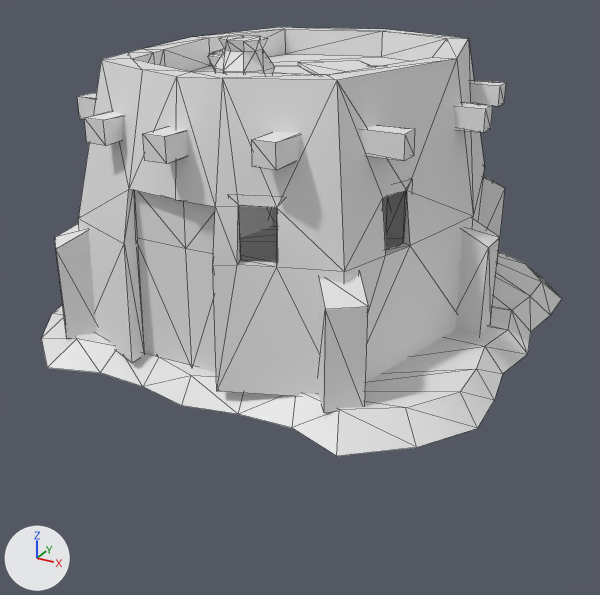
Before and after pictures for a commit that changed the COLLADA model art/meshes/structural/soninke/house_03.dae.
The view is the same before and after, from a 50 mm camera at (10.19, -17.8, 9.12) aimed at (0.44, -0.08, 0.26). The lights are fixed; the arrows at lower left show +X, +Y and +Z. The picture after the commit comes second. Mesh edges are drawn as thin lines.

The first picture shows 'house_03'.
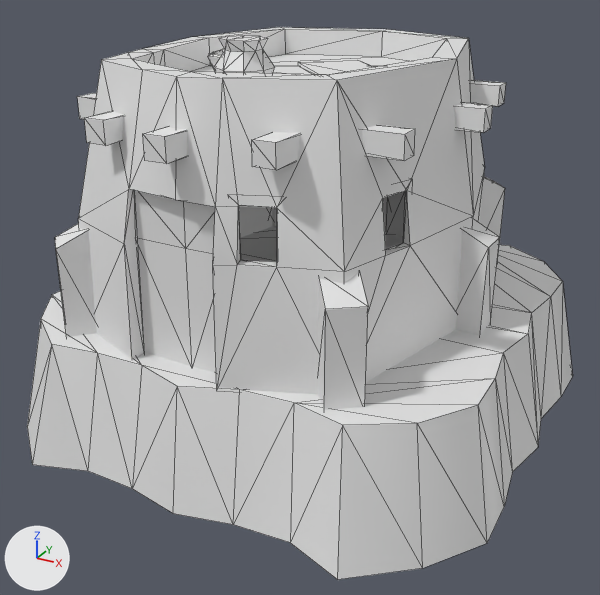
Patch to the scene script:
```diff
--- a/art/meshes/structural/soninke/house_03.dae.py
+++ b/art/meshes/structural/soninke/house_03.dae.py
@@ me_cubo_143 @@
 # used by ob_house_03; location = (0.0, 0.0, 0.0)
-me_cubo_143.from_pydata(...)  # 443 vertices, 774 faces; spans x -5.64..6.33, y -5.41..6.94, z -0.34..6.97
+me_cubo_143.from_pydata(...)  # 443 vertices, 774 faces; spans x -6.19..6.88, y -5.97..7.51, z -2.87..6.97
+# me_cubo_143 part 1: the loose piece of 64 vertices spanning x -5.64..6.33, y -5.41..6.94, z -0.34..0.2 is multiplied about its middle by the matrix ((1.092, 0.0, 0.0), (0.0, 1.092, 0.0), (0.0, 0.0, 5.652)), then moved by (0.0, 0.0, -1.26)
+# me_cubo_143 part 2: edges marked sharp go from 603 to 607
 me_cubo_143.materials.append(mat_a_exturas_soninké)
```

Boxes [x1, y1, x2, y2] around the edits, measured in the pictures (600 x 595 px; the box of a moved part takes in the faces that stretch with it):
'house_03', reshaped (29% taller)
    before: [41, 27, 562, 456]
    after: [27, 27, 573, 580]
part 1 of me_cubo_143, moved or reshaped
    before: [41, 226, 562, 456]
    after: [27, 226, 573, 580]
part 2 of me_cubo_143, shading changed
    before: [41, 242, 562, 456]
    after: [27, 242, 573, 580]
